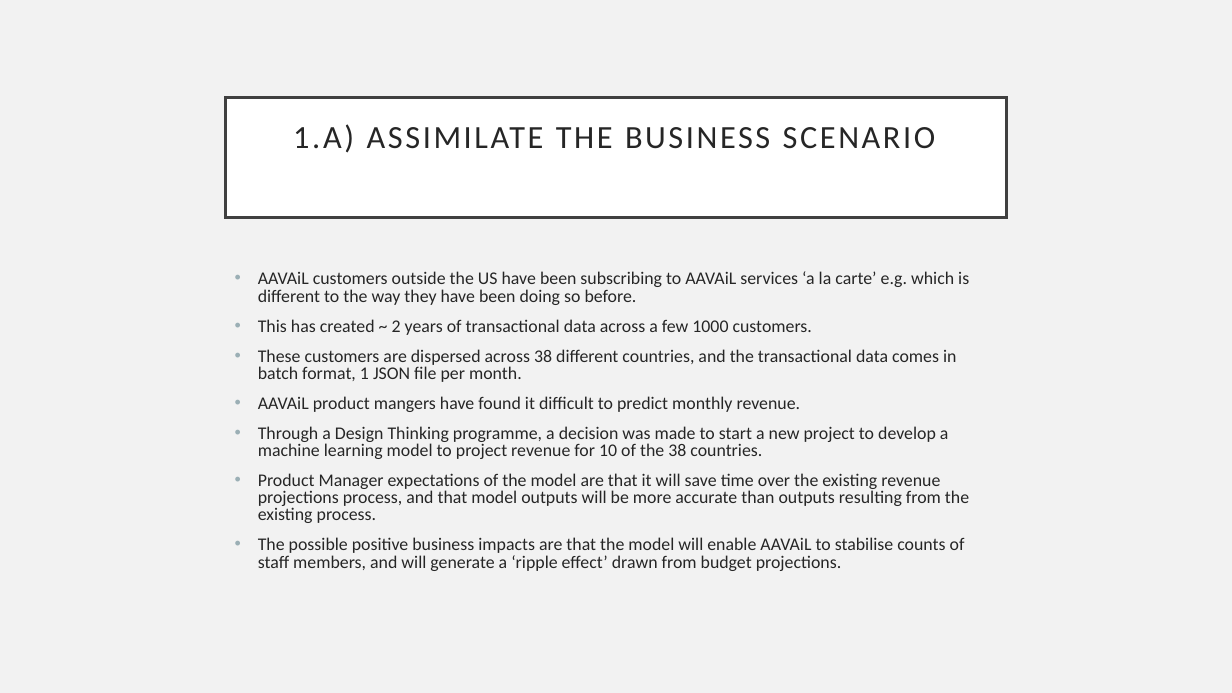
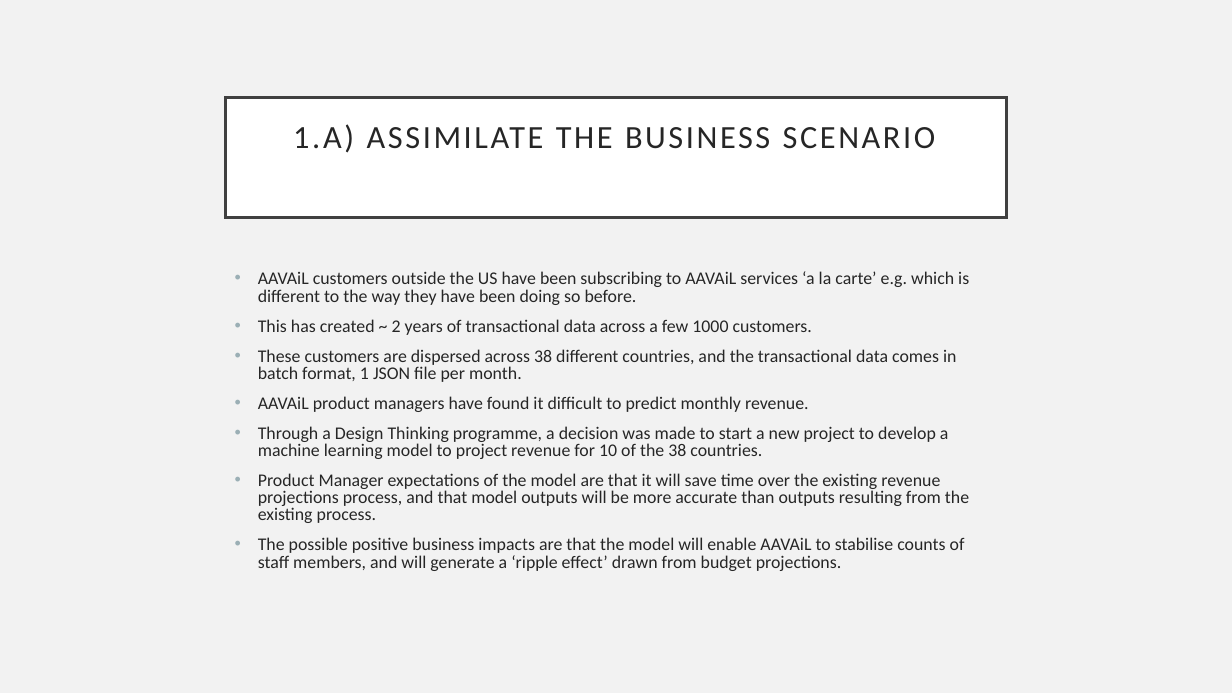
Before and after one commit to richardcure/capstone, a slide deck: slide 3 of Part 1 Data Investigation/AAVAiL Revenue Prediction - Data Investigation Summary.pptx. Drawn at 1232x693 pixels with LibreOffice and Linux fonts; fonts in the diff are those of the drawing. Boxes give left, top, right and bottom in pixels: in the first picture for what was removed or moved away, otherwise in the second. Text is boxed around its words. In the diff, an @@ line names an element or a change of style, - is before the commit and + after.

```diff
--- a/Part 1 Data Investigation/AAVAiL Revenue Prediction - Data Investigation Summary.pptx
+++ b/Part 1 Data Investigation/AAVAiL Revenue Prediction - Data Investigation Summary.pptx
@@ text at [258,396,809,412]: text changed @@
-• AAVAiL product mangers have found it difficult to predict monthly revenue.
+• AAVAiL product managers have found it difficult to predict monthly revenue.
```
Also in this commit, not shown: 1 other slide changed, 2 other files.
